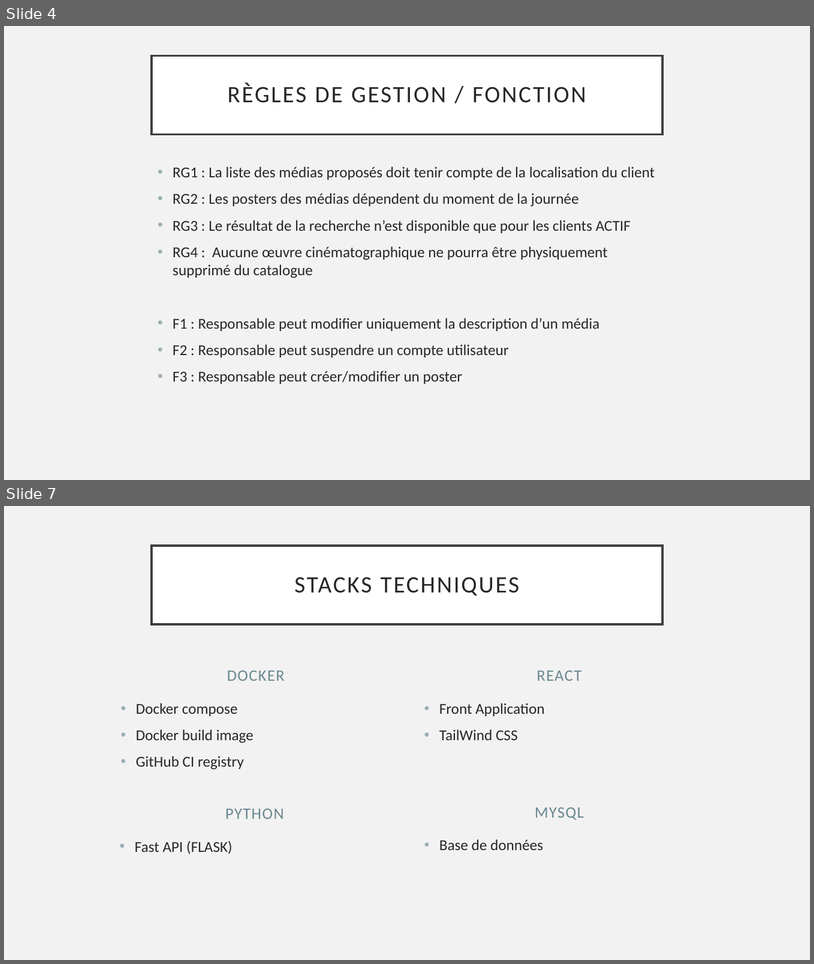
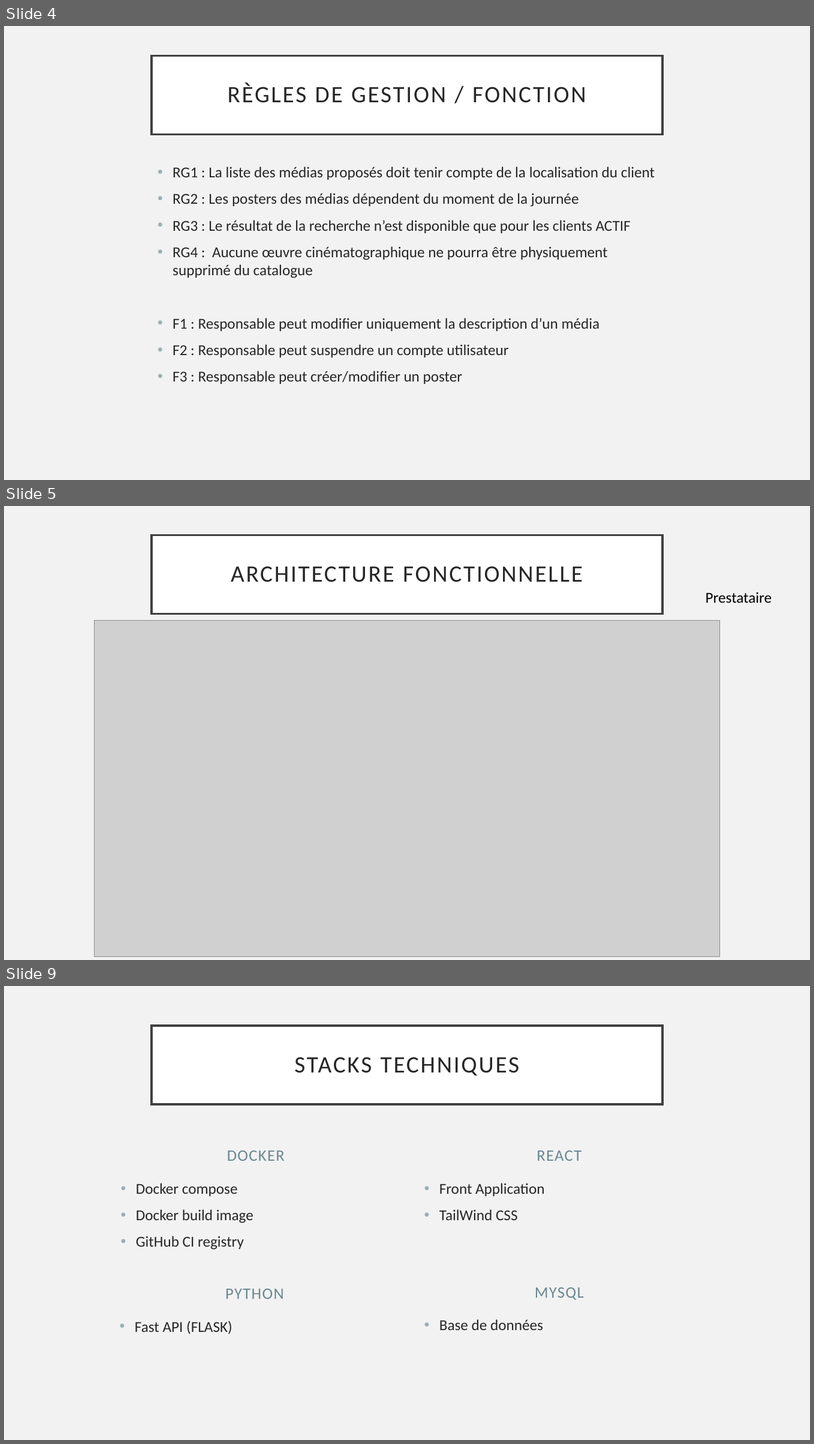
Before and after one commit to hugoj78/servicewebnetflixdocker, a slide deck: Presentation.pptx. Shown one above the other, each under a label of ours: slides 4 and 7 before the commit, slides 4, 5 and 9 after it; the slides between them are not shown. The pictures are 814x964 and 814x1444 pixels, drawn with LibreOffice and Linux fonts; fonts in the diff are those of the drawing; grey boxes stand for pictures. Boxes give left, top, right and bottom in pixels: in the first picture for what was removed or moved away, otherwise in the second. Text is boxed around its words. In the diff, an @@ line names an element or a change of style, - is before the commit and + after.

```diff
--- a/Presentation.pptx
+++ b/Presentation.pptx
@@ slide 5 added at (x1=4, y1=506, x2=810, y2=960), background #F2F2F2 @@
@@ title added at (x1=152, y1=535, x2=663, y2=613), fill #FFFFFF, outline #404040 2.5 pt, 28 pt, text #262626 @@
+ARCHITECTURE FONCTIONNELLE
@@ text added at (x1=706, y1=592, x2=772, y2=603), 18 pt, text #000000 @@
+Prestataire
@@ picture added at (x1=94, y1=621, x2=720, y2=957) @@
@@ what was slide 7 is now slide 9 @@
```
Also in this commit, not shown: 6 slides changed, 1 other slide added.
